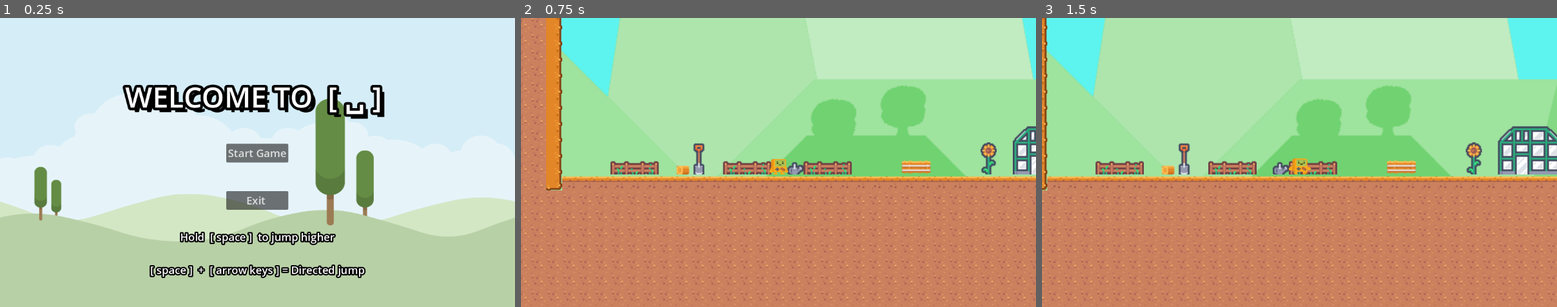
Above: before the commit, frames 1-3 (left to right).
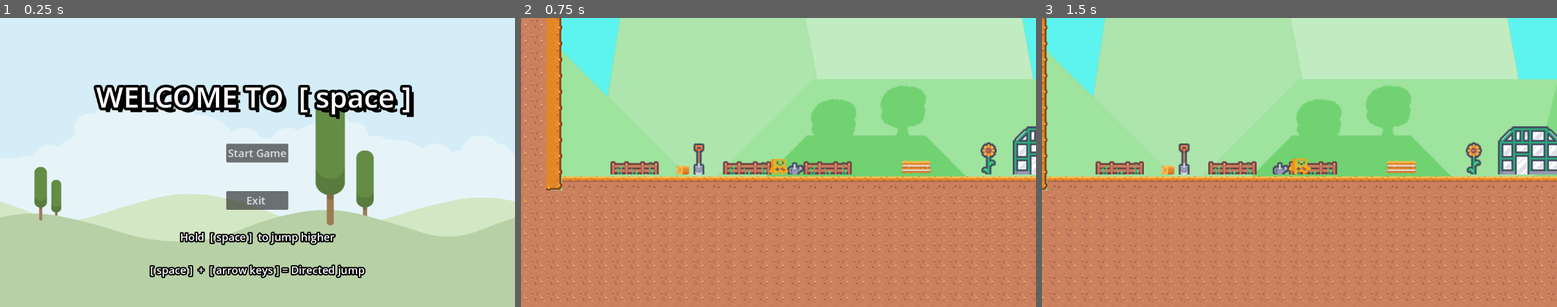
Above: after the commit, the same moments.

Repository: DiegoMichel14/Welcome-to-Space-
Game: Godot game, scene res://scenes/main_menu.tscn
Same seed, same stepped clock (60 frames per second), same inputs: the game is played once before the commit and once after it. Sound files missing from this copy of the repository are replaced by a short silence.
Inputs:
- Up to frame 1 (0.25 s): no input
- Up to frame 2 (0.75 s): click "Start Game" at 0.5 s
- Up to frame 3 (1.5 s): tap Enter at 1.25 s; hold Right (Derecha) from 1.28 s (still down)

The runs differ from the first frame. In frame 1, 4.5% of the frame differs, in the area x 18-81%, y 22-35%; in frame 2, nothing differs; in frame 3, nothing differs.

Commit message:
Tittle fixed

Diff:
--- a/scenes/main_menu.tscn
+++ b/scenes/main_menu.tscn
@@ -58,7 +58,7 @@
 theme_override_constants/outline_size = 24
 theme_override_fonts/font = SubResource("SystemFont_84s2u")
 theme_override_font_sizes/font_size = 64
-text = "WELCOME TO  [ ␣ ] "
+text = "WELCOME TO  [ space ] "
 horizontal_alignment = 1
 vertical_alignment = 1
 
Not shown, changed: export_presets.cfg
Binary file removed: web/Welcome_To_Space.apple-touch-icon.png
Not shown, removed: web/Welcome_To_Space.apple-touch-icon.png.import
Binary file removed: web/Welcome_To_Space.icon.png
Not shown, removed: web/Welcome_To_Space.icon.png.import
Binary file removed: web/Welcome_To_Space.png
Not shown, removed: web/Welcome_To_Space.png.import
Not shown, removed: web/Welcome_To_Space.audio.worklet.js
Not shown, removed: web/Welcome_To_Space.js
Not shown, changed: web/Welcome_To_Space.pck
Not shown, changed: web/Welcome_To_Space.wasm
Not shown, removed: web/Welcome_To_Space.worker.js
(and 1 more such lines)
